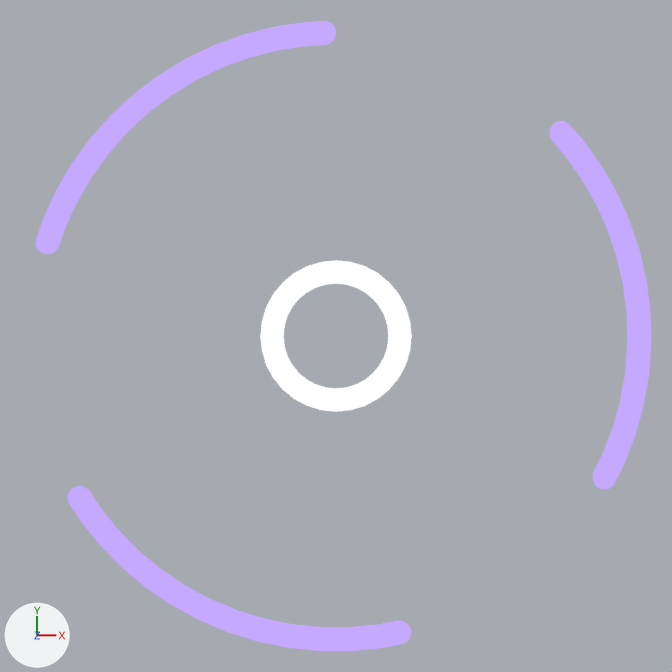
The Blender file src/rendermarker.spinner.blend as it was, and as the next commit left it.
Rendered twice from the file's camera 'Camera.002'. Every picture has the same lights, and +X, +Y and +Z are marked at lower left.
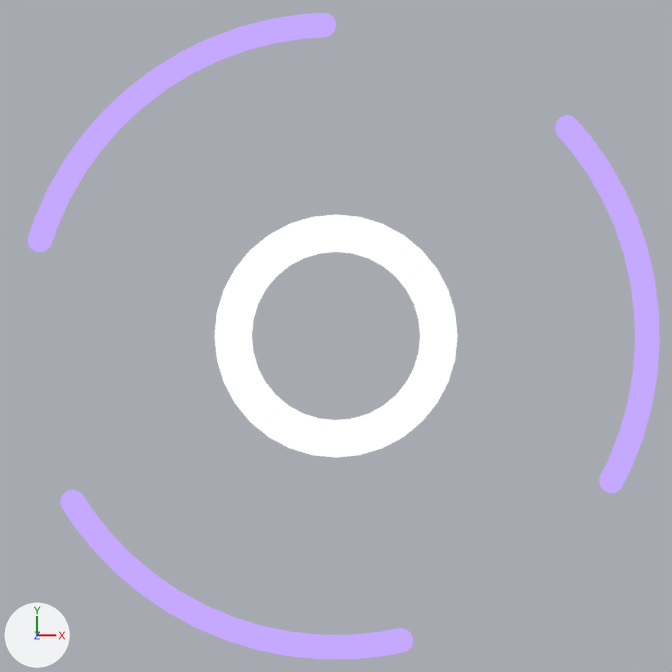
Location of each change, [x1, y1, x2, y2] in pixels of the pictures (672 x 672 px):
'Circle', rescaled (60% wider, 60% taller)
    before: [260, 260, 412, 412]
    after: [214, 214, 458, 458]
'Circle.002', rescaled
    before: [36, 21, 336, 254]
    after: [28, 13, 336, 252]
'Circle.004', rescaled
    before: [549, 121, 651, 489]
    after: [555, 115, 660, 493]
'Circle.003', rescaled
    before: [67, 486, 411, 651]
    after: [60, 490, 413, 659]

What the commit changed:
Object 'Circle' (ob_circle) is rescaled from (0.217, 0.217, 0.217) to (0.349, 0.349, 0.349).
Object 'Circle.004' (ob_circle_004) is rescaled from (0.15, 0.15, 0.15) to (0.0956, 0.0956, 0.0956).
Object 'Circle.003' (ob_circle_003) is rescaled from (0.15, 0.15, 0.15) to (0.0956, 0.0956, 0.0956).
Object 'Circle.002' (ob_circle_002) is rescaled from (0.15, 0.15, 0.15) to (0.0956, 0.0956, 0.0956).
